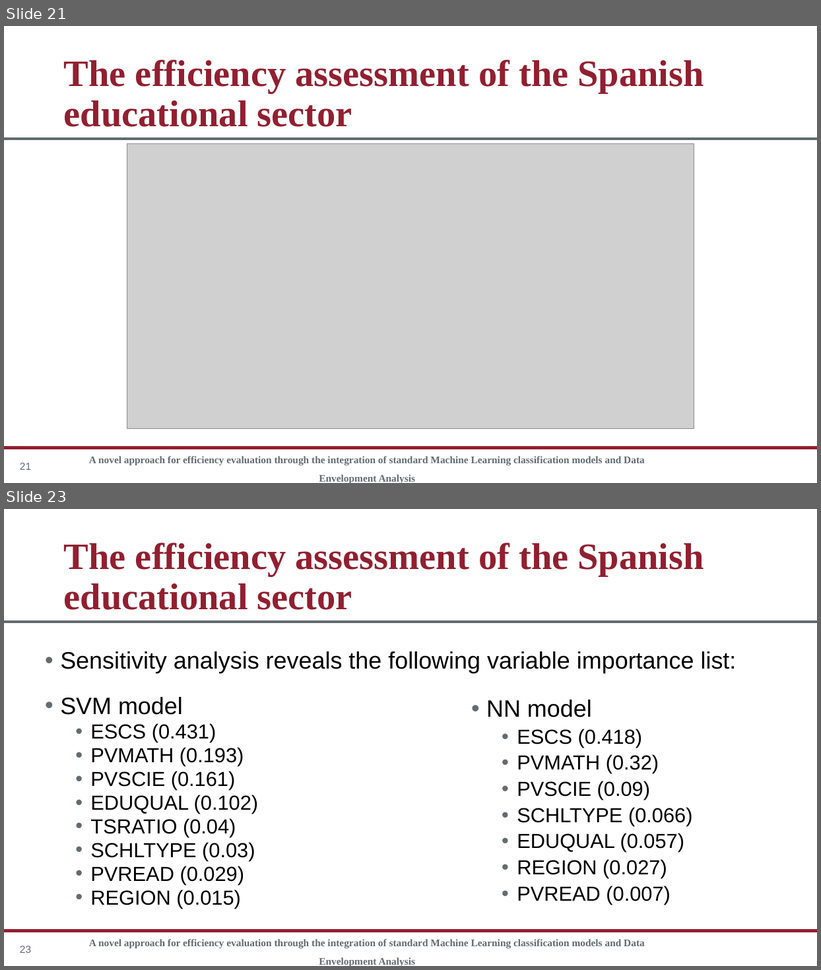
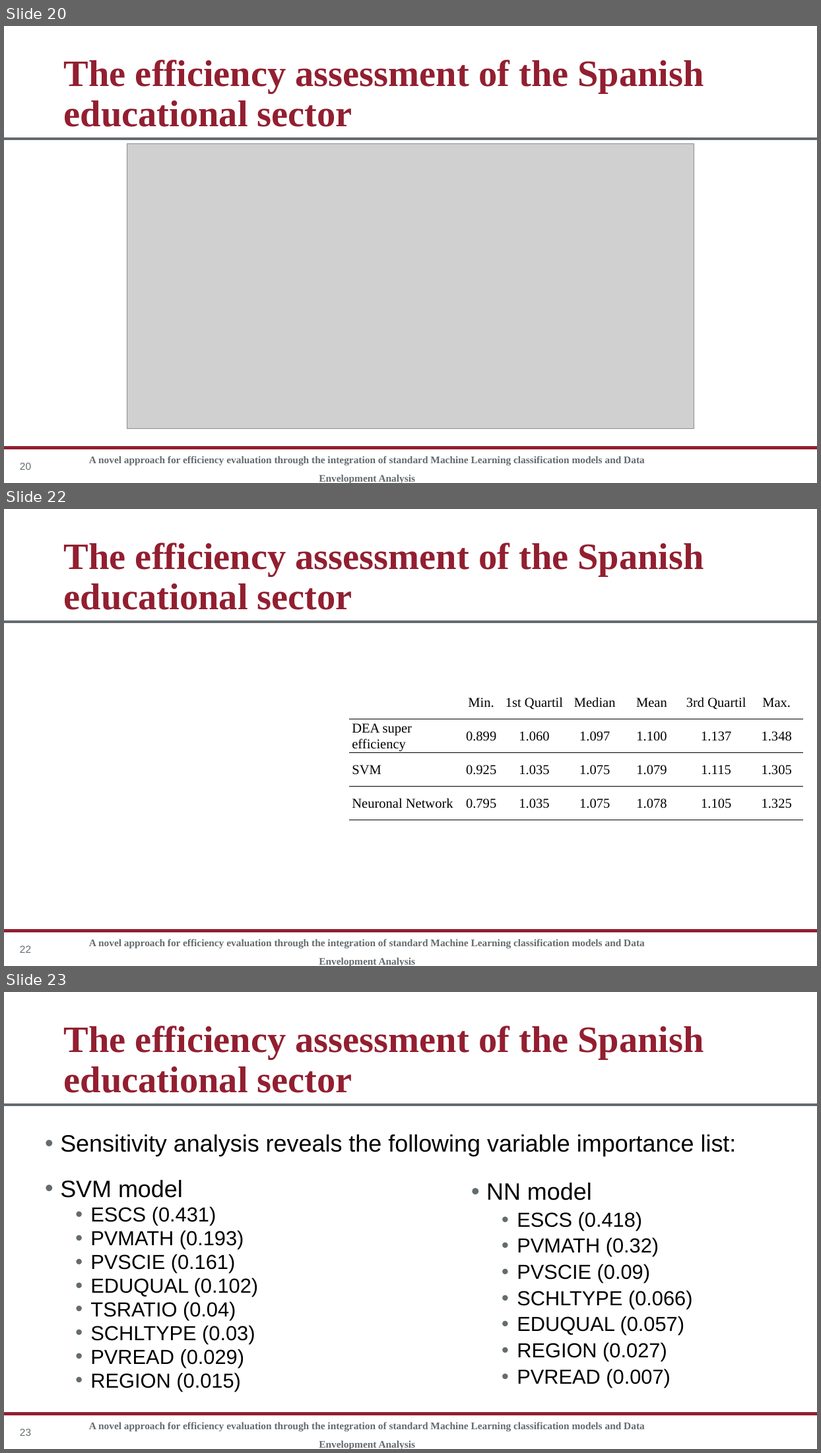
Before and after one commit to rgonzalezmoyano/Cafee, a slide deck: articulo 1 XAI/Presentación/Presentacion XAI version 1_JA.pptx. Shown one above the other, each under a label of ours: slides 21 and 23 before the commit, slides 20, 22 and 23 after it; the slides between them are not shown. The pictures are 821x970 and 821x1453 pixels, drawn with LibreOffice and Linux fonts; fonts in the diff are those of the drawing; grey boxes stand for pictures; background and template pictures are left out. Boxes give left, top, right and bottom in pixels: in the first picture for what was removed or moved away, otherwise in the second. Text is boxed around its words. In the diff, an @@ line names an element or a change of style, - is before the commit and + after.

```diff
--- a/articulo 1 XAI/Presentación/Presentacion XAI version 1_JA.pptx
+++ b/articulo 1 XAI/Presentación/Presentacion XAI version 1_JA.pptx
@@ slide 22 added at [4, 509, 817, 966], background #FFFFFF; not listed: 2 template elements that a slide beside it also shows @@
@@ title added at [64, 543, 704, 610], 66 pt, text #921F30, bold @@
+The efficiency assessment of the Spanish educational sector
@@ table added at [349, 685, 803, 820], 4 rows, 7 columns @@
+ | Min. | 1st Quartil | Median | Mean | 3rd Quartil | Max.
+DEA super efficiency | 0.899 | 1.060 | 1.097 | 1.100 | 1.137 | 1.348
+SVM | 0.925 | 1.035 | 1.075 | 1.079 | 1.115 | 1.305
+Neuronal Network | 0.795 | 1.035 | 1.075 | 1.078 | 1.105 | 1.325
@@ text added at [89, 939, 645, 966], 18 pt, text #636B6F, bold @@
+A novel approach for efficiency evaluation through the integration of standard Machine Learning classification models and Data Envelopment Analysis
@@ page number added at [20, 946, 31, 953], 18 pt, text #636B6F @@
+22
@@ what was slide 21 is now slide 20 @@
@@ page number at [20, 463, 31, 470]: text changed @@
-21
+20
```
Also in this commit, not shown: 2 slides changed, 1 slide removed, 1 other file.
